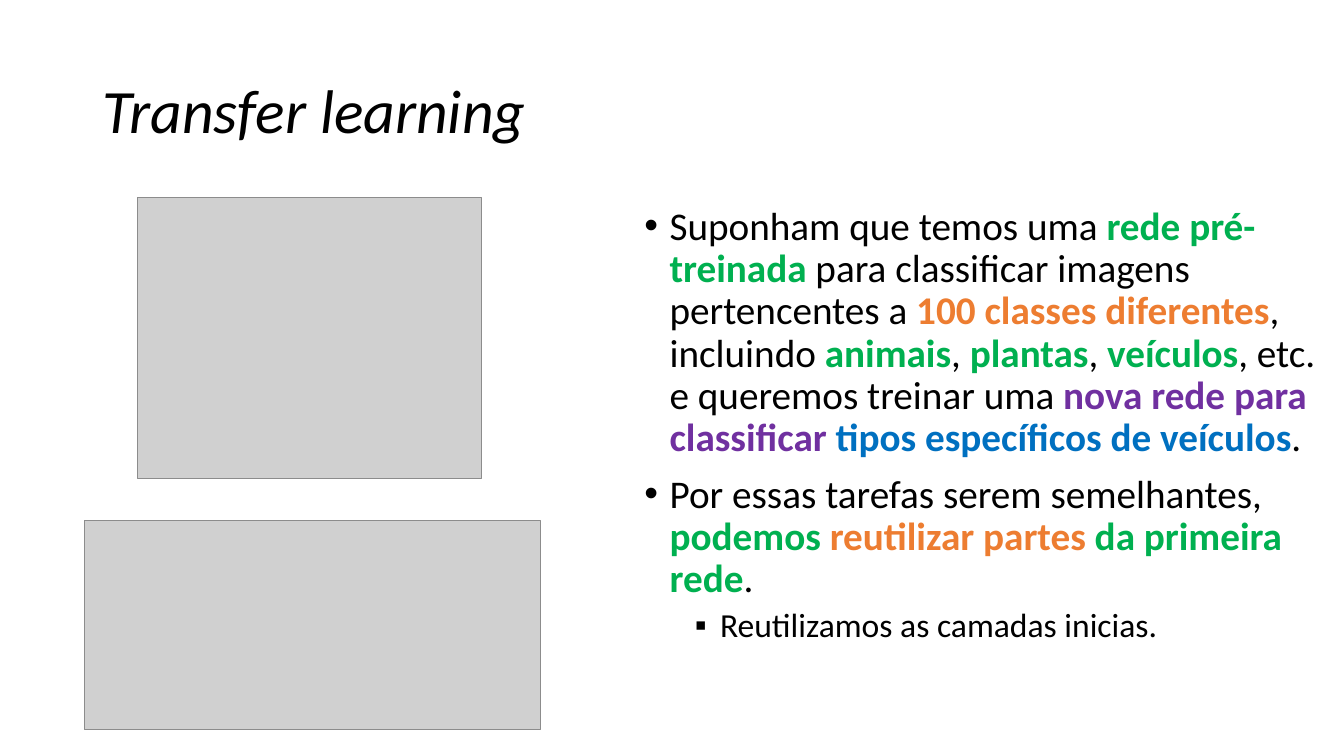
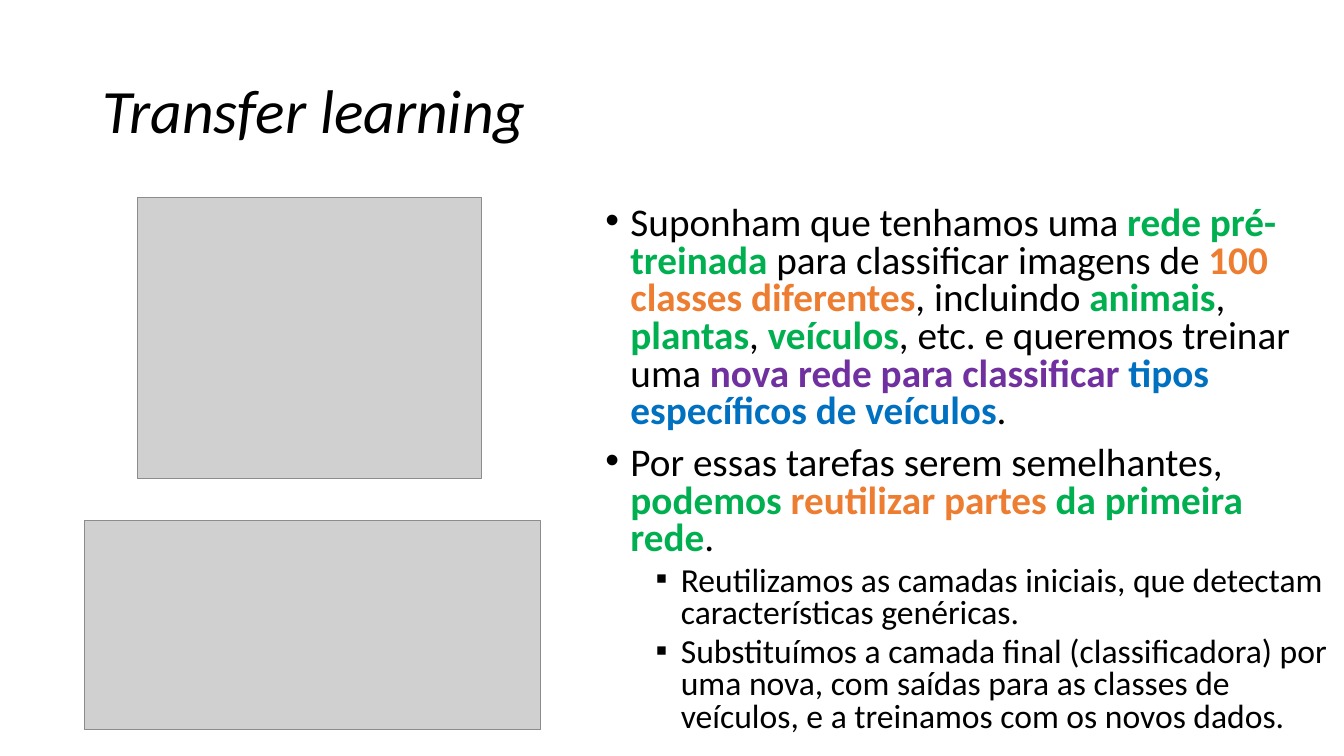
Before and after one commit to zz4fap/c24_inteligencia_artificial, a slide deck: slide 81 of slides/C24_CNN.pptx (slide 75 before the commit). Drawn at 1344x756 pixels with LibreOffice and Linux fonts; fonts in the diff are those of the drawing; grey boxes stand for pictures. Boxes give left, top, right and bottom in pixels: in the first picture for what was removed or moved away, otherwise in the second. Text is boxed around its words. In the diff, an @@ line names an element or a change of style, - is before the commit and + after.

```diff
--- a/slides/C24_CNN.pptx
+++ b/slides/C24_CNN.pptx
@@ text "Suponham que tenhamos uma rede ...": place and size @@
-text "Suponham que tenhamos uma rede ..." at <box>670,212,1315,638</box>
+text "Suponham que tenhamos uma rede ..." at <box>630,208,1327,732</box>
@@ text at <box>630,208,1290,430</box>: text changed @@
-• Suponham que temos uma rede pré-treinada para classificar imagens pertencentes a 100 classes diferentes, incluindo animais, plantas, veículos, etc. e queremos treinar uma nova rede para classificar tipos específicos de veículos.
+• Suponham que tenhamos uma rede pré-treinada para classificar imagens de 100 classes diferentes, incluindo animais, plantas, veículos, etc. e queremos treinar uma nova rede para classificar tipos específicos de veículos.
@@ text at <box>630,448,1243,552</box>: line spacing 0.9 to 0.8 @@
@@ text at <box>681,568,1327,732</box>: text changed @@
-  ▪ Reutilizamos as camadas inicias.
+  ▪ Reutilizamos as camadas iniciais, que detectam características genéricas.
+  ▪ Substituímos a camada final (classificadora) por uma nova, com saídas para as classes de veículos, e a treinamos com os novos dados.
```
Also in this commit, not shown: 14 other slides changed, 3 slides added, 1 slide removed.
